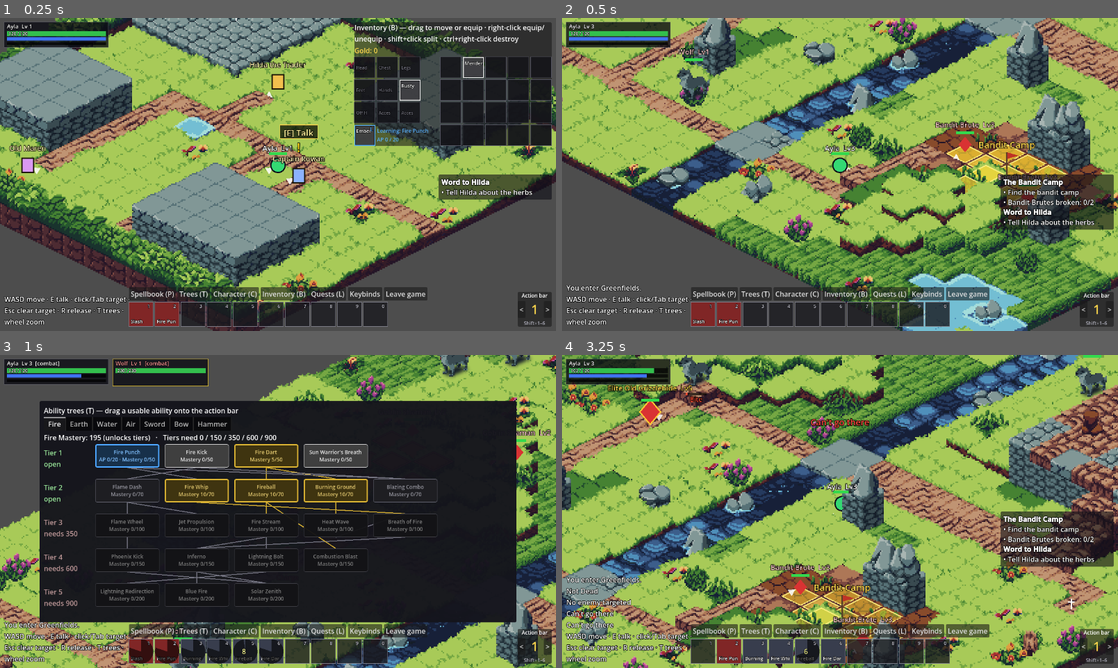
Above: before the commit, frames 1-4 (two rows, left to right).
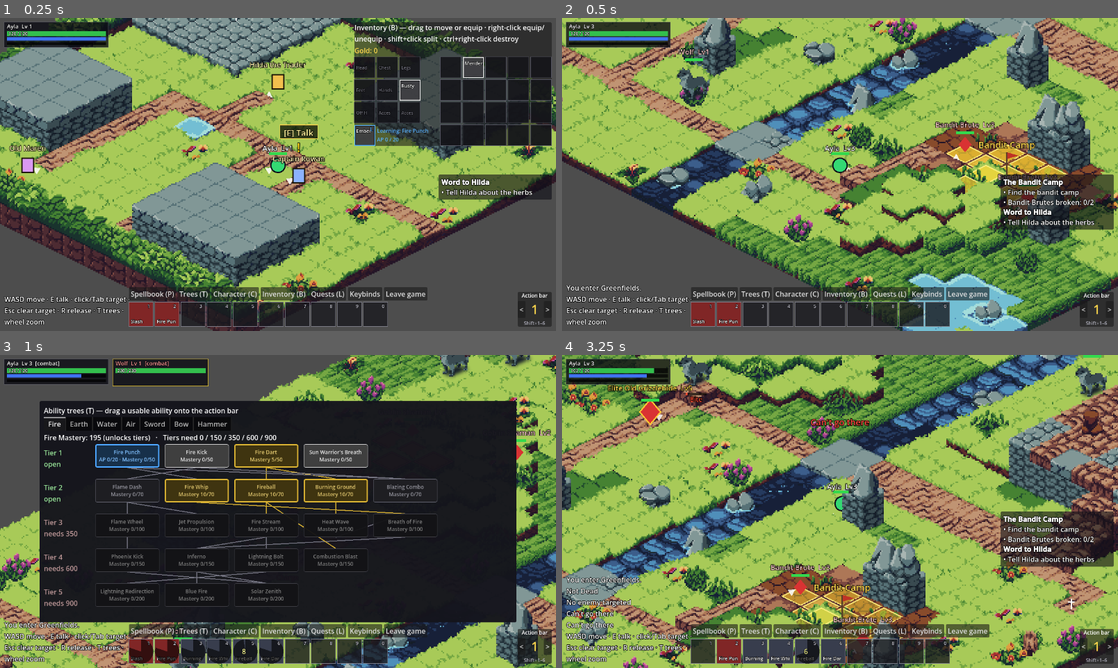
Above: after the commit, the same moments.

Repository: victorduvergermacarons-lang/Final-Wars
Game: Godot game, scene res://tests/visual/shots.tscn
Same seed, same stepped clock (60 frames per second), same inputs: the game is played once before the commit and once after it. This scene is started directly instead of the project's main scene.
Inputs (mouse positions are in pixels of both pictures, inside the frame that each line leads up to):
- Up to frame 1 (0.25 s): no input
- Up to frame 2 (0.5 s): no input
- Up to frame 3 (1 s): tap Enter at 0.5 s; drag from (55, 370) to (333, 442) at 0.52 s
- Up to frame 4 (3.25 s): click (840, 570) at 1.27 s; type "12" at 1.35 s; drag from (701, 652) to (812, 574) at 2.02 s; move the mouse to (728, 652) at 2.77 s; hold D (move_right) from 2.78 s (still down); hold R (release) from 2.78 s (still down); click (728, 652) at 2.92 s

Frame 1 is identical in both runs. In frame 2, 1.0% of the frame differs, in the area x 36-61%, y 14-40%; in frame 3, 0.2%; in frame 4, 2.2%, in the area x 6-93%, y 0-73%.
Error in both runs: Invalid access to property or key 'camera' on a base object of type 'previously freed'. (res://tests/visual/shots.gd:177)

Commit message:
Faster wolf whose paws keep pace with the ground; the river ripples
The wolf's run cycle spans two tiles, so it now plays 4 frames per tile
(was 8) and each step continues the stride. Combat step 0.65 s (was 0.8).
River water cycles through tiles 86-89 via a terrain animation.

Co-Authored-By: Claude Opus 5.5 <noreply@anthropic.com>
Claude-Session: https://claude.ai/code/session_01NkxcXD4xqQYvGrzBVzDJEX

Diff:
--- a/assets/tiles/iso_basic/tileset.json
+++ b/assets/tiles/iso_basic/tileset.json
@@ -123,7 +123,8 @@
   {"id": 114, "name": "Purple crystal", "category": "rock", "kind": "block", "walkable": false, "blocks_sight": false}
  ],
  "animations": {
-  "sparkle": {"frames": [82, 83, 84, 85], "fps": 6}
+  "sparkle": {"frames": [82, 83, 84, 85], "fps": 6},
+  "ripple": {"frames": [86, 87, 88, 89], "fps": 6}
  },
  "terrains": {
   "dirt": {"tiles": [0, 1, 2, 4, 5, 6, 8, 9, 10, [7, 0.3], [3, 0.3]]},
@@ -141,7 +142,7 @@
   "cobble": {"tiles": [61]},
   "slab": {"tiles": [63], "fill": "cobble"},
   "ford": {"tiles": [69, [66, 0.5]]},
-  "water": {"tiles": [86, 87, 88, 89, [90, 0.5], [91, 0.5]]},
+  "water": {"tiles": [86, 87, 88, 89], "animation": "ripple"},
   "deep_water": {"tiles": [90, 91, 92, 93, 94]},
   "light_water": {"tiles": [104, 105, 106, 107, 108, 109, 110, 111, 112, 113], "shore": true, "fill": "cobble"},
   "water_rocks": {"tiles": [70, 71, 77, 78]},
--- a/content/creatures/wolf_art.tres
+++ b/content/creatures/wolf_art.tres
@@ -37,7 +37,7 @@
 "howl": 10.0,
 "idle": 6.0
 }
-run_frames_per_tile = 8
+run_frames_per_tile = 4
 looping = PackedStringArray("idle", "run")
 timed_abilities = {
 &"wolf_bite": ["bite", 12],
--- a/content/enemies/wolf.tres
+++ b/content/enemies/wolf.tres
@@ -22,7 +22,7 @@
 display_name = "Wolf"
 stats = SubResource("Resource_mp7ym")
 abilities = Array[ExtResource("1_ur81q")]([ExtResource("2_ij6gd")])
-combat_step_seconds = 0.8
+combat_step_seconds = 0.65
 reaction_seconds = 0.3
 xp_reward = 50
 ap_reward = 2
--- a/data/defs/creature_art_def.gd
+++ b/data/defs/creature_art_def.gd
@@ -22,9 +22,11 @@
 ## The top of the creature's head in a frame (where its name and health bar go).
 @export var head_y: float = 18.0
 ## Frames per second per animation. "run" is not listed: it plays
-## `run_frames_per_tile` frames per tile walked, at whatever speed the walk takes.
+## `run_frames_per_tile` frames per tile walked, at whatever speed the walk takes,
+## so the paws keep pace with the ground (match it to how far a planted paw
+## travels per frame; the cycle may span several tiles).
 @export var fps: Dictionary = {"idle": 6.0, "bite": 30.0, "howl": 10.0, "death": 10.0}
-@export var run_frames_per_tile: int = 8
+@export var run_frames_per_tile: int = 4
 ## Animations that loop (others play once and hold their last frame).
 @export var looping: PackedStringArray = PackedStringArray(["idle", "run"])
 ## Ability id -> [animation, hit frame]: the ability winds up for exactly
--- a/data/tileset_data.gd
+++ b/data/tileset_data.gd
@@ -12,7 +12,8 @@
 ##   animations: {name: {frames: [ids], fps}},
 ##   terrains: {name: {tiles: [id or [id, weight]], fill: terrain under it,
 ##     shore: true to pick by which sides touch land (tiles list "shore" sides),
-##     walkable: overrides its tiles' walkability (e.g. stone walls you can't climb)}},
+##     walkable: overrides its tiles' walkability (e.g. stone walls you can't climb),
+##     animation: an animation whose frames its top block cycles through}},
 ##   a tile's optional "drop": art px its surface sits below a ground block's.
 ##   props: {name: {tiles: [id or [id, weight]]}} (groups of prop tiles).
 
@@ -32,7 +33,7 @@
 var level_height := 8
 var tiles := {} # int id -> Dictionary
 var animations := {} # name -> {"frames": Array[int], "fps": float}
-var terrains := {} # name -> {"tiles": Array[int], "weights": Array[float], "fill": String}
+var terrains := {} # name -> {"tiles": Array[int], "weights": Array[float], "fill": String, "animation": String, ...}
 var props := {} # name -> {"tiles": Array[int], "weights": Array[float]}
 ## Problems found while loading (see validate()).
 var load_errors: PackedStringArray = []
@@ -84,6 +85,7 @@
 		var tr := _weighted(d.terrains[name].get("tiles", []))
 		tr.fill = str(d.terrains[name].get("fill", ""))
 		tr.shore = bool(d.terrains[name].get("shore", false))
+		tr.animation = str(d.terrains[name].get("animation", ""))
 		if d.terrains[name].has("walkable"):
 			tr.walkable = bool(d.terrains[name].walkable)
 		terrains[name] = tr
@@ -254,6 +256,8 @@
 				errors.append("%s: terrain %s uses tile %d, which is not a block" % [id, name, tid])
 			if tr.weights[i] <= 0.0:
 				errors.append("%s: terrain %s gives tile %d a weight of %s" % [id, name, tid, tr.weights[i]])
+		if tr.animation != "" and not animations.has(tr.animation):
+			errors.append("%s: terrain %s uses unknown animation %s" % [id, name, tr.animation])
 		var seen := {name: true}
 		var fill: String = tr.fill
 		while fill != "":
--- a/tests/unit/test_creature_animator.gd
+++ b/tests/unit/test_creature_animator.gd
@@ -36,12 +36,19 @@
 	assert_eq(anim.pick(wolf, art, 1.0).dir, "nw")
 
 
-func test_run_plays_one_cycle_per_tile() -> void:
-	wolf.move.begin(Vector2i(3, 1), 5.0, 0.8)
+func test_run_cycle_spans_two_tiles_so_the_paws_keep_pace() -> void:
+	wolf.move.place(Vector2i(2, 2))
+	wolf.move.begin(Vector2i(3, 2), 5.0, 0.8)
+	assert_eq(anim.pick(wolf, art, 5.0).anim, "run")
 	assert_eq(anim.pick(wolf, art, 5.0).frame, 0)
-	assert_eq(anim.pick(wolf, art, 5.0 + 0.4).frame, 4, "halfway across: frame 4 of 8")
-	assert_eq(anim.pick(wolf, art, 5.0 + 0.79).frame, 7)
-	assert_eq(anim.pick(wolf, art, 5.0).anim, "run")
+	assert_eq(anim.pick(wolf, art, 5.0 + 0.4).frame, 2, "halfway across: 4 frames per tile")
+	assert_eq(anim.pick(wolf, art, 5.0 + 0.79).frame, 3)
+	# The next tile plays the other half of the cycle, whichever way it goes.
+	for to in [Vector2i(4, 2), Vector2i(3, 3), Vector2i(2, 2), Vector2i(3, 1)]:
+		wolf.move.place(Vector2i(3, 2))
+		wolf.move.begin(to, 6.0, 0.8)
+		assert_eq(anim.pick(wolf, art, 6.0).frame, 4, "step to %s carries on the stride" % to)
+		assert_eq(anim.pick(wolf, art, 6.79).frame, 7)
 
 
 func _start_bite(at: float) -> void:
--- a/tests/unit/test_tileset.gd
+++ b/tests/unit/test_tileset.gd
@@ -190,3 +190,28 @@
 				twinkling += 1
 	assert_between(twinkling, 120, 240, "about one water tile in five (%d of 900)" % twinkling)
 	assert_eq(frames_seen.keys().size(), 4, "all four sparkle frames play")
+
+
+func test_the_river_ripples() -> void:
+	var art := TileArt.for_tileset(basic)
+	var cell := Vector2i(4, 7)
+	var seq := []
+	for k in 8:
+		seq.append(art.top_tile("water", cell, [], k / 6.0))
+	assert_eq(seq.slice(0, 4), seq.slice(4, 8), "a 4-frame loop at 6 fps")
+	var sorted := seq.slice(0, 4)
+	sorted.sort()
+	assert_eq(sorted, [86, 87, 88, 89], "each ripple frame shows once per loop")
+	var starts := {}
+	for x in 10:
+		starts[art.top_tile("water", Vector2i(x, 0), [], 0.0)] = true
+	assert_gt(starts.size(), 1, "neighbouring tiles don't change in step")
+	assert_eq(art.top_tile("grass", cell, [], 0.0), art.top_tile("grass", cell, [], 3.0), "other terrain stays still")
+
+
+func test_unknown_terrain_animation_is_reported() -> void:
+	var t := TilesetData.new()
+	t.load_dict({"id": "x", "tiles": [
+		{"id": 86, "name": "W", "category": "water", "kind": "block", "walkable": false, "blocks_sight": false}],
+		"terrains": {"w": {"tiles": [86], "animation": "nope"}}}, basic.dir)
+	assert_string_contains("\n".join(t.validate()), "unknown animation nope")
--- a/view/creature_animator.gd
+++ b/view/creature_animator.gd
@@ -20,8 +20,14 @@
 		attack.dir = dir
 		return attack
 	if actor.move.is_moving(t):
-		var n := art.frame_count("run")
-		var frame := int(actor.move.progress(t) * art.run_frames_per_tile) % maxi(n, 1)
+		var n := maxi(art.frame_count("run"), 1)
+		# One run cycle can span several tiles; which part of it a step plays
+		# comes from the tile it starts on, so the stride carries on from tile to
+		# tile (with a 2-tile cycle every step alternates halves, in any direction).
+		var cycle_tiles := maxi(ceili(float(n) / maxi(art.run_frames_per_tile, 1)), 1)
+		var from := actor.move.from_tile
+		var part := posmod(from.x + from.y, cycle_tiles)
+		var frame := int((actor.move.progress(t) + part) * art.run_frames_per_tile) % n
 		return {"anim": "run", "dir": dir, "frame": frame}
 	var idle_n := maxi(art.frame_count("idle"), 1)
 	# Each creature idles on its own beat, the same on every machine.
--- a/view/tile_art.gd
+++ b/view/tile_art.gd
@@ -38,13 +38,27 @@
 	return Rect2(top_center - face_center * s, cell * s)
 
 
-## The top block of a terrain at `cell`: a shore terrain picks its foam from
-## `land` (sides touching land), others a variant by position.
-func top_tile(terrain: String, cell: Vector2i, land: Array = []) -> int:
+## The top block of a terrain at `cell` at `time`: a shore terrain picks its
+## foam from `land` (sides touching land), an animated one (the river) its frame,
+## others a variant by position.
+func top_tile(terrain: String, cell: Vector2i, land: Array = [], time: float = 0.0) -> int:
 	var tr: Dictionary = data.terrains.get(terrain, {})
 	if tr.get("shore", false):
 		return data.pick_shore(terrain, land)
+	if tr.get("animation", "") != "":
+		return animated_frame(tr.animation, cell, time)
 	return data.pick(terrain, cell)
+
+
+## A frame of a looping tile animation. Each cell starts at its own point in
+## the loop, so neighbouring tiles don't change in step.
+func animated_frame(anim_name: String, cell: Vector2i, time: float) -> int:
+	var anim: Dictionary = data.animations.get(anim_name, {})
+	var frames: Array = anim.get("frames", [])
+	if frames.is_empty():
+		return -1
+	var step := int(time * float(anim.fps)) + TilesetData.cell_hash(cell, 41) % frames.size()
+	return frames[step % frames.size()]
 
 
 ## Water sparkles: about one water tile in SPARKLE_EVERY twinkles, each on its own
@@ -78,7 +92,7 @@
 ## terrain below. Levels under `from_level` are left out (hidden behind the tiles
 ## in front). The top block's variant doesn't depend on the height, so a tile
 ## raised by an ability keeps its look.
-func column(terrain: String, cell: Vector2i, height: int, from_level: int = 0, land: Array = []) -> Array:
+func column(terrain: String, cell: Vector2i, height: int, from_level: int = 0, land: Array = [], time: float = 0.0) -> Array:
 	var out := []
 	var tr: Dictionary = data.terrains.get(terrain, {})
 	if tr.is_empty():
@@ -86,7 +100,7 @@
 	var fill: String = tr.fill if tr.fill != "" else terrain
 	for level in range(clampi(from_level, 0, height), height + 1):
 		if level == height:
-			out.append([top_tile(terrain, cell, land), level])
+			out.append([top_tile(terrain, cell, land, time), level])
 		else:
 			out.append([data.pick(fill, cell, level + 1), level])
 	return out
--- a/view/world_view.gd
+++ b/view/world_view.gd
@@ -263,7 +263,7 @@
 	var h := grid.height_at(p)
 	var front := mini(_front_height(grid, p + Vector2i(1, 0)), _front_height(grid, p + Vector2i(0, 1)))
 	var terrain := _zone.terrain_at(p)
-	for block in _art.column(terrain, p, h, front, _land_sides(p)):
+	for block in _art.column(terrain, p, h, front, _land_sides(p), session.render_time()):
 		_art.draw(self, block[0], Iso.to_screen(Vector2(p), block[1]))
 	if _art.data.is_water_terrain(terrain):
 		var sparkle := _art.sparkle_frame(p, session.render_time())
Not shown, changed: CLAUDE.md
Not shown, changed: docs/tilesets.md
